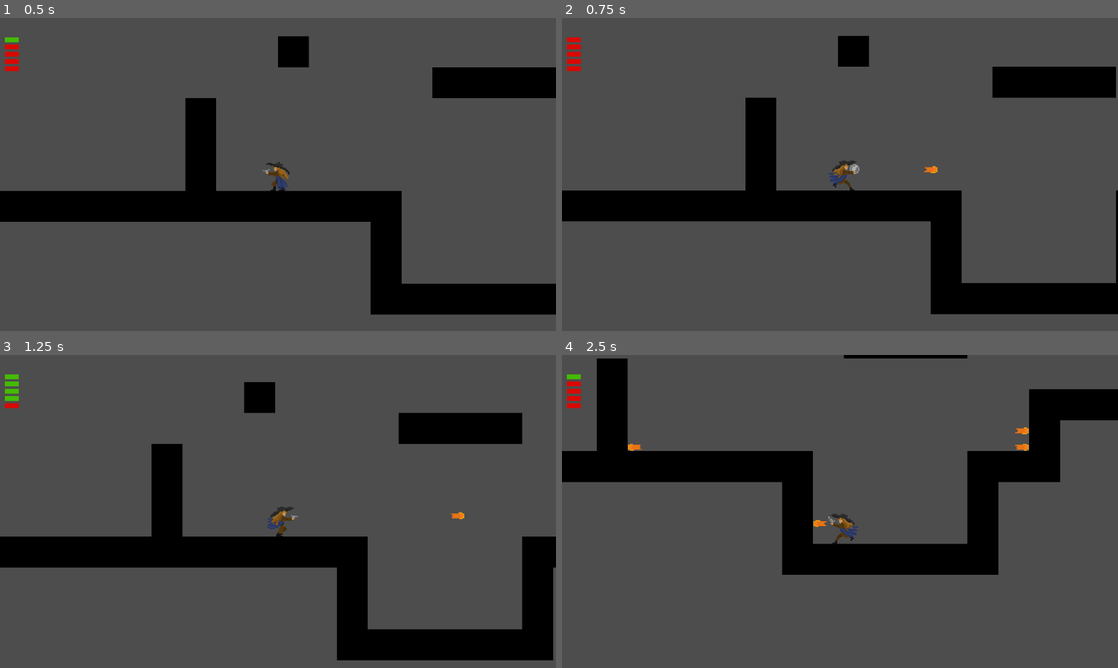
Above: before the commit, frames 1-4 (two rows, left to right).
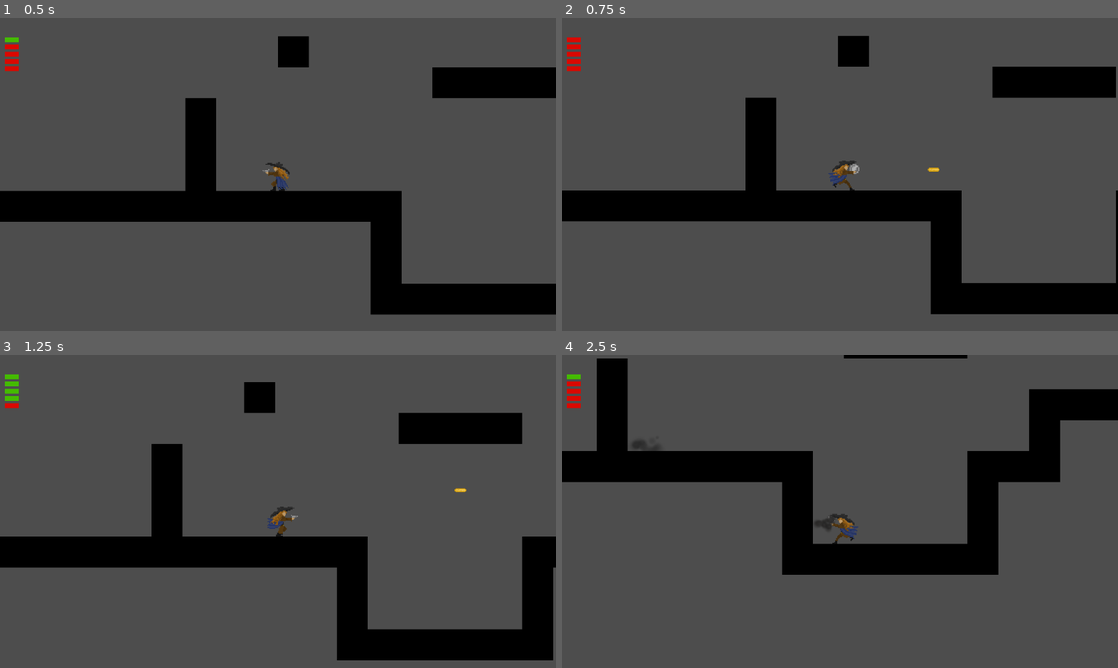
Above: after the commit, the same moments.

Repository: Luminescent-Cheese/crashed-metriodvania
Game: Godot game, scene res://game.tscn
Same seed, same stepped clock (60 frames per second), same inputs: the game is played once before the commit and once after it.
Inputs (mouse positions are in pixels of both pictures, inside the frame that each line leads up to):
- Up to frame 1 (0.5 s): no input
- Up to frame 2 (0.75 s): move the mouse to (962, 158) at 0.52 s; press the mouse at (962, 158) at 0.53 s; hold D (right) from 0.53 s (still down)
- Up to frame 3 (1.25 s): keep holding D (right); tap Space (jump) at 0.77 s
- Up to frame 4 (2.5 s): move the mouse to (728, 527) at 1.27 s; release the mouse at (728, 527) at 1.28 s; click (728, 527) at 1.35 s; tap Space (jump) at 1.52 s; move the mouse to (895, 442) at 2.02 s; release D (right) at 2.03 s; press the mouse at (895, 442) at 2.03 s; hold A (left) from 2.03 s (still down)

Frame 1 is identical in both runs. In frame 2, less than 0.1% of the frame differs, in the area x 65-68%, y 47-50%; in frame 3, less than 0.1%; in frame 4, 0.3%, in the area x 11-84%, y 23-56%.

Commit message:
Updated Player Bullets
changed bullet sprite added an animation when they hit and made it so they arn't influenced by player y velocity

Diff:
--- a/player Bullet/player_bullet.gd
+++ b/player Bullet/player_bullet.gd
@@ -4,11 +4,14 @@
 @export var bulletSpeed: int = 3000
 @export var additionVelocity: Vector2
 
+@onready var hitWallAnimation = $bulletHitAnimation
+
 func _ready() -> void:
 	visible = false
 	look_at(global_position + direction)
 func _physics_process(delta: float) -> void:
-	velocity = additionVelocity + (direction * bulletSpeed)
+	velocity = (direction * bulletSpeed)
+	velocity.x += additionVelocity.x
 	move_and_slide()
 
 
@@ -18,3 +21,8 @@
 #shows when bullet should become visible
 func _on_bullet_visible_in_timeout() -> void:
 	visible = true
+
+
+func _on_bullet_hit_body_entered(body: Node2D) -> void:
+	#activates when bullet hits a wall
+	hitWallAnimation.play("bulletHitWall")
--- a/player Bullet/player_bullet.tscn
+++ b/player Bullet/player_bullet.tscn
@@ -1,7 +1,8 @@
-[gd_scene load_steps=7 format=3 uid="uid://b2r1uinveiglr"]
+[gd_scene load_steps=17 format=3 uid="uid://b2r1uinveiglr"]
 
 [ext_resource type="Script" uid="uid://xxj40pa0olli" path="res://player Bullet/player_bullet.gd" id="1_t7of7"]
 [ext_resource type="Texture2D" uid="uid://bojvrix06o3ge" path="res://player Bullet/Character bullet (1).png" id="2_t7of7"]
+[ext_resource type="Texture2D" uid="uid://eawhsbmuly01" path="res://player Bullet/NewPlayerBullet (1).png" id="3_ck6n1"]
 
 [sub_resource type="AtlasTexture" id="AtlasTexture_ck6n1"]
 atlas = ExtResource("2_t7of7")
@@ -10,6 +11,10 @@
 [sub_resource type="AtlasTexture" id="AtlasTexture_1jwfg"]
 atlas = ExtResource("2_t7of7")
 region = Rect2(0, 128, 128, 128)
+
+[sub_resource type="AtlasTexture" id="AtlasTexture_sgr5c"]
+atlas = ExtResource("3_ck6n1")
+region = Rect2(0, 0, 128, 128)
 
 [sub_resource type="SpriteFrames" id="SpriteFrames_sgr5c"]
 animations = [{
@@ -23,10 +28,126 @@
 "loop": true,
 "name": &"bullet",
 "speed": 12.0
+}, {
+"frames": [{
+"duration": 1.0,
+"texture": SubResource("AtlasTexture_sgr5c")
+}],
+"loop": true,
+"name": &"newBullet",
+"speed": 5.0
 }]
 
 [sub_resource type="CircleShape2D" id="CircleShape2D_kxtci"]
-radius = 17.088
+radius = 25.019993
+
+[sub_resource type="CapsuleShape2D" id="CapsuleShape2D_t7of7"]
+radius = 14.0
+height = 58.0
+
+[sub_resource type="Animation" id="Animation_ck6n1"]
+resource_name = "bulletHitWall"
+length = 0.5
+tracks/0/type = "value"
+tracks/0/imported = false
+tracks/0/enabled = true
+tracks/0/path = NodePath(".:emitting")
+tracks/0/interp = 1
+tracks/0/loop_wrap = true
+tracks/0/keys = {
+"times": PackedFloat32Array(0),
+"transitions": PackedFloat32Array(1),
+"update": 1,
+"values": [true]
+}
+tracks/1/type = "method"
+tracks/1/imported = false
+tracks/1/enabled = true
+tracks/1/path = NodePath("..")
+tracks/1/interp = 1
+tracks/1/loop_wrap = true
+tracks/1/keys = {
+"times": PackedFloat32Array(0.46666667),
+"transitions": PackedFloat32Array(1),
+"values": [{
+"args": [],
+"method": &"queue_free"
+}]
+}
+tracks/2/type = "value"
+tracks/2/imported = false
+tracks/2/enabled = true
+tracks/2/path = NodePath("../BulletSprite:visible")
+tracks/2/interp = 1
+tracks/2/loop_wrap = true
+tracks/2/keys = {
+"times": PackedFloat32Array(0.033333335),
+"transitions": PackedFloat32Array(1),
+"update": 1,
+"values": [false]
+}
+
+[sub_resource type="Animation" id="Animation_1jwfg"]
+length = 0.001
+tracks/0/type = "value"
+tracks/0/imported = false
+tracks/0/enabled = true
+tracks/0/path = NodePath(".:emitting")
+tracks/0/interp = 1
+tracks/0/loop_wrap = true
+tracks/0/keys = {
+"times": PackedFloat32Array(0),
+"transitions": PackedFloat32Array(1),
+"update": 1,
+"values": [false]
+}
+tracks/1/type = "value"
+tracks/1/imported = false
+tracks/1/enabled = true
+tracks/1/path = NodePath("../BulletSprite:visible")
+tracks/1/interp = 1
+tracks/1/loop_wrap = true
+tracks/1/keys = {
+"times": PackedFloat32Array(0),
+"transitions": PackedFloat32Array(1),
+"update": 1,
+"values": [true]
+}
+tracks/2/type = "value"
+tracks/2/imported = false
+tracks/2/enabled = true
+tracks/2/path = NodePath("../BulletSprite:animation")
+tracks/2/interp = 1
+tracks/2/loop_wrap = true
+tracks/2/keys = {
+"times": PackedFloat32Array(0),
+"transitions": PackedFloat32Array(1),
+"update": 1,
+"values": [&"newBullet"]
+}
+
+[sub_resource type="AnimationLibrary" id="AnimationLibrary_sgr5c"]
+_data = {
+&"RESET": SubResource("Animation_1jwfg"),
+&"bulletHitWall": SubResource("Animation_ck6n1")
+}
+
+[sub_resource type="Gradient" id="Gradient_eojii"]
+offsets = PackedFloat32Array(0, 0.093333334)
+colors = PackedColorArray(1, 1, 1, 1, 0.585062, 0.585062, 0.5850621, 0)
+
+[sub_resource type="GradientTexture2D" id="GradientTexture2D_kchnh"]
+gradient = SubResource("Gradient_eojii")
+fill = 1
+fill_from = Vector2(0.5046729, 0.5046729)
+
+[sub_resource type="Curve" id="Curve_f0hyj"]
+_data = [Vector2(0, 0.52808994), 0.0, 0.0, 0, 0, Vector2(1e-05, 0.3370787), 0.0, 0.0, 0, 0, Vector2(1, 0.8764045), 0.0, 0.0, 0, 0]
+point_count = 3
+
+[sub_resource type="Gradient" id="Gradient_ckgnk"]
+offsets = PackedFloat32Array(0.1369863, 0.4041096, 0.9726027)
+colors = PackedColorArray(1, 0.43333334, 0, 1, 0.3665946, 0.3665946, 0.36659458, 1, 0.37, 0.37, 0.37, 0)
 
 [node name="playerBullet" type="CharacterBody2D"]
 collision_layer = 4
@@ -35,16 +156,23 @@
 
 [node name="BulletSprite" type="AnimatedSprite2D" parent="."]
 texture_filter = 1
-position = Vector2(-12, 2)
+position = Vector2(0, 4)
 sprite_frames = SubResource("SpriteFrames_sgr5c")
-animation = &"bullet"
-autoplay = "bullet"
-frame = 1
-frame_progress = 0.93883
+animation = &"newBullet"
+autoplay = "newBullet"
 
 [node name="BulletCollision" type="CollisionShape2D" parent="."]
 shape = SubResource("CircleShape2D_kxtci")
 debug_color = Color(0.996673, 0, 0.182052, 0.42)
+
+[node name="BulletHit" type="Area2D" parent="."]
+collision_layer = 0
+collision_mask = 2
+
+[node name="CollisionShape2D" type="CollisionShape2D" parent="BulletHit"]
+rotation = 1.5707964
+shape = SubResource("CapsuleShape2D_t7of7")
+debug_color = Color(0.33637094, 0.6224111, 1.732707e-06, 0.41960785)
 
 [node name="BulletVisibleIn" type="Timer" parent="."]
 wait_time = 0.01
@@ -55,5 +183,36 @@
 wait_time = 2.0
 autostart = true
 
+[node name="bulletHitAnimation" type="AnimationPlayer" parent="."]
+root_node = NodePath("../bulletHitParticles")
+libraries = {
+&"": SubResource("AnimationLibrary_sgr5c")
+}
+
+[node name="bulletHitParticles" type="CPUParticles2D" parent="."]
+position = Vector2(20, 0)
+emitting = false
+amount = 30
+texture = SubResource("GradientTexture2D_kchnh")
+lifetime = 0.5
+one_shot = true
+speed_scale = 3.0
+explosiveness = 1.0
+randomness = 0.32
+direction = Vector2(-1, 0)
+spread = 20.0
+gravity = Vector2(0, 50)
+initial_velocity_min = 22.6
+initial_velocity_max = 304.42
+angle_min = -180.0
+angle_max = 180.0
+scale_amount_max = 10.0
+scale_amount_curve = SubResource("Curve_f0hyj")
+color = Color(0.5370113, 0.5370113, 0.5370113, 1)
+color_ramp = SubResource("Gradient_ckgnk")
+hue_variation_min = -0.64
+hue_variation_max = 0.29
+
+[connection signal="body_entered" from="BulletHit" to="." method="_on_bullet_hit_body_entered"]
 [connection signal="timeout" from="BulletVisibleIn" to="." method="_on_bullet_visible_in_timeout"]
 [connection signal="timeout" from="BulletAutoDelete" to="." method="_on_bullet_auto_delete_timeout"]
Binary file added: player Bullet/NewPlayerBullet (1).png
Not shown, added: player Bullet/NewPlayerBullet (1).png.import
